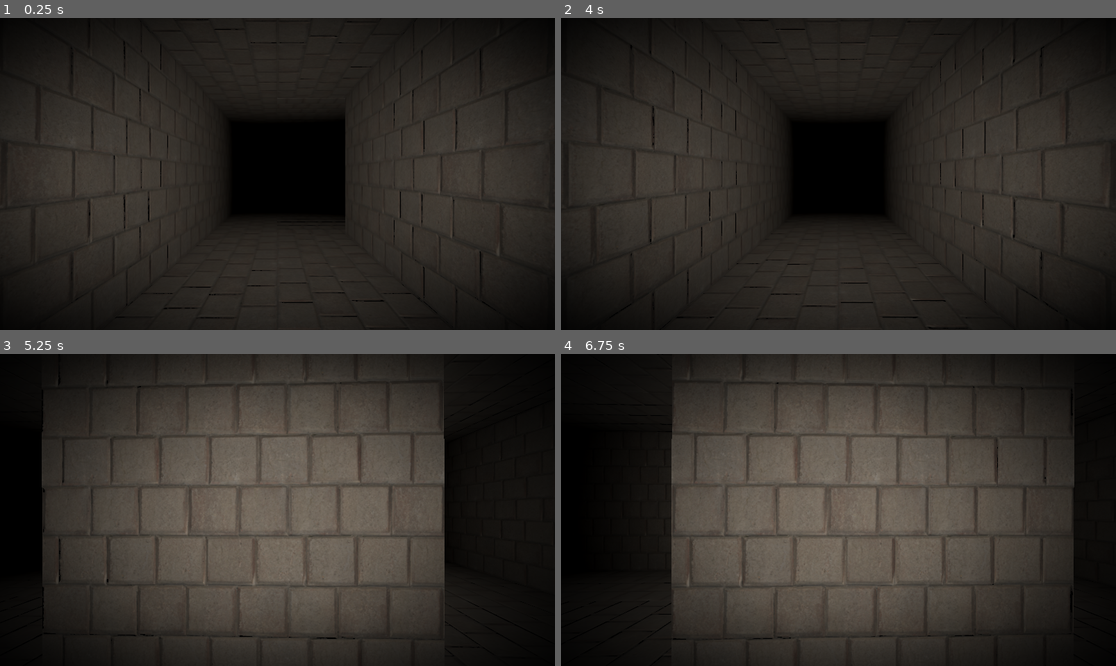
Above: before the commit, frames 1-4 (two rows, left to right).
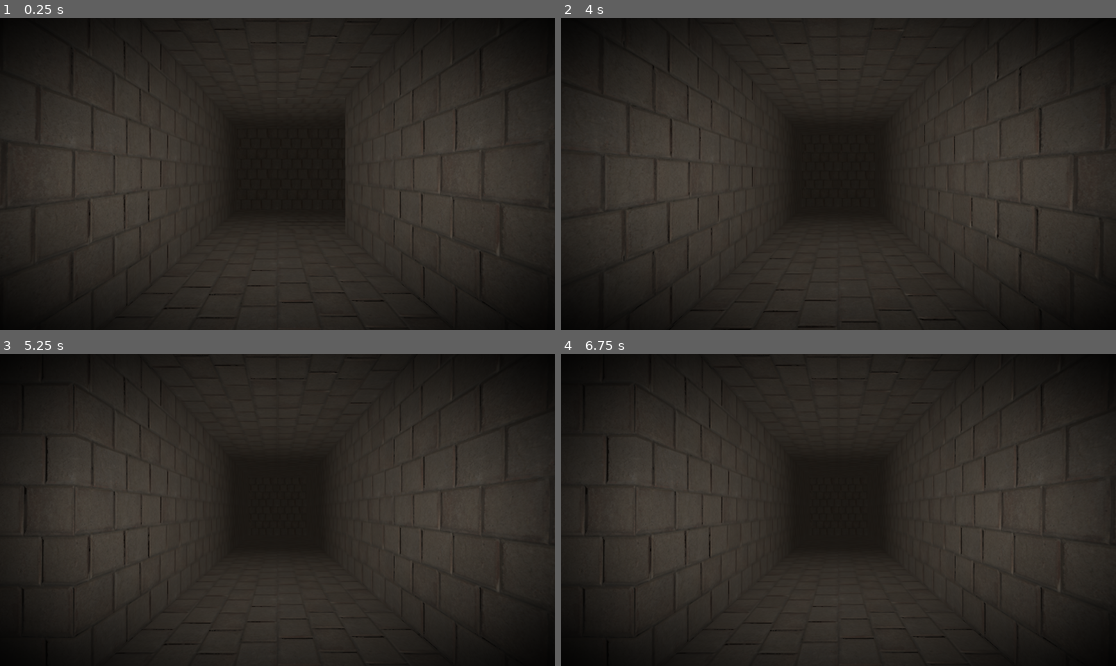
Above: after the commit, the same moments.

Repository: painttist/2023-04-04-Dungeon-Crawler-Jam
Game: Godot game, scene res://scenes/main.tscn
Same seed, same stepped clock (60 frames per second), same inputs: the game is played once before the commit and once after it. This scene is started directly instead of the project's main scene.
Inputs:
- Up to frame 1 (0.25 s): no input
- Up to frame 2 (4 s): tap Enter at 0.5 s; hold A (A) 0.53-1.28 s; tap D (D) at 0.8, 1.35 s; tap Space (Space, bound only after the commit) at 1.25 s; tap E (E) at 1.55 s; hold E (E) 2.03-2.78 s; tap Q (Q) at 2.3, 2.85 s; tap S (S) at 3.05 s; hold S (S) from 3.53 s (still down); tap W (W) at 3.8 s
- Up to frame 3 (5.25 s): release S (S) at 4.28 s; tap W (W) at 4.35 s; tap Space (Space, bound only after the commit) at 4.55, 5.1 s; tap Enter at 5 s; hold A (A) from 5.03 s (still down)
- Up to frame 4 (6.75 s): release A (A) at 5.78 s; tap A (A) at 5.85 s; tap D (D) at 6.05 s; hold D (D) from 6.53 s (still down)

The runs differ from the first frame. In frame 1, 5.6% of the frame differs, in the area x 22-73%, y 32-68%; in frame 2, 5.8%; in frame 3, 45%; in frame 4, 46%, in the area x 0-100%, y 0-97%.

Commit message:
Enemy: basic movement

Diff:
--- a/project.godot
+++ b/project.godot
@@ -52,9 +52,11 @@
 "events": [Object(InputEventKey,"resource_local_to_scene":false,"resource_name":"","device":-1,"window_id":0,"alt_pressed":false,"shift_pressed":false,"ctrl_pressed":false,"meta_pressed":false,"pressed":false,"keycode":0,"physical_keycode":69,"key_label":0,"unicode":101,"echo":false,"script":null)
 ]
 }
-run/main_scene="res://main.tscn"
-config/features=PackedStringArray("4.0", "Forward Plus")
-config/icon="res://icon.svg"
+Space={
+"deadzone": 0.5,
+"events": [Object(InputEventKey,"resource_local_to_scene":false,"resource_name":"","device":-1,"window_id":0,"alt_pressed":false,"shift_pressed":false,"ctrl_pressed":false,"meta_pressed":false,"pressed":false,"keycode":0,"physical_keycode":32,"key_label":0,"unicode":32,"echo":false,"script":null)
+]
+}
 
 [rendering]
 
--- a/scenes/main.tscn
+++ b/scenes/main.tscn
@@ -1,9 +1,10 @@
-[gd_scene load_steps=8 format=3 uid="uid://bh7phi4bayhm7"]
+[gd_scene load_steps=11 format=3 uid="uid://cdsewocli8rpy"]
 
 [ext_resource type="PackedScene" uid="uid://bn16mxog0h06t" path="res://scenes/level.tscn" id="1_wxf7x"]
 [ext_resource type="PackedScene" uid="uid://ewui18jjcr1r" path="res://scenes/player.tscn" id="2_h8jw0"]
 [ext_resource type="Shader" path="res://shader/vignette.gdshader" id="3_xho3t"]
 [ext_resource type="Script" path="res://scripts/chest.gd" id="4_32v0m"]
+[ext_resource type="Script" path="res://scripts/enemy.gd" id="5_j6c4c"]
 
 [sub_resource type="ShaderMaterial" id="ShaderMaterial_0gqbr"]
 shader = ExtResource("3_xho3t")
@@ -17,17 +18,23 @@
 [sub_resource type="ConvexPolygonShape3D" id="ConvexPolygonShape3D_hd7j2"]
 points = PackedVector3Array(-0.5, -0.5, -0.5, 0.5, 0.5, 0.5, 0.5, -0.5, 0.5, 0.5, 0.5, -0.5, -0.5, 0.5, 0.5, 0.5, -0.5, -0.5, -0.5, -0.5, 0.5, -0.5, 0.5, -0.5)
 
+[sub_resource type="PlaneMesh" id="PlaneMesh_07526"]
+size = Vector2(1, 2)
+
+[sub_resource type="BoxShape3D" id="BoxShape3D_cy8cd"]
+
 [node name="Node3D" type="Node3D"]
 
 [node name="parent" type="Node3D" parent="."]
 
 [node name="level" parent="." instance=ExtResource("1_wxf7x")]
 data = {
-"cells": PackedInt32Array(0, 65535, 1441792, 0, 0, 1441792,  …(262 unchanged characters)… 2, 3, 65533, 1048576, 4, 65534, 655360, 5, 65534, 655360, 6, 65534, 655360, 7, 65534, 655360, 8, 65533, 1441792, 8, 65532, 1441792, 8, 65531, 1441792, 8, 65530, 1441792, 3, 65530, 1048576, 4, 65529, 0, 5, 65529, 0, 6, 65529, 0, 7, 65529, 0, 8, 65529, 1, 8, 65534, 1441793, 3, 65534, 655361, 3, 65529, 1048577, 3, 65532, 1048578, 3, 65531, 1048578, 4, 65533, 1048578, 4, 65532, 1048578, 4, 65531, 1048578, 4, 65530, 1048578, 5, 65530, 1048578, 5, 65531, 1048578, 5, 65532, 1048578, 5, 65533, 1048578, 6, 65533, 1048578, 6, 65532, 1048578, 6, 65531, 1048578, 6, 65530, 1048578, 7, 65530, 1048578, 7, 65531, 1048578, 7, 65532, 1048578, 7, 65533, 1048578, 0, 1, 1441792, 0, 2, 1441793, 65535, 2, 655361, 65535, 1, 1048576)
+"cells": PackedInt32Array(0, 65535, 1441792, 0, 0, 1441792,  …(262 unchanged characters)… 2, 3, 65533, 1048576, 4, 65534, 655360, 7, 65534, 655360, 8, 65533, 1441792, 8, 65532, 1441792, 8, 65531, 1441792, 8, 65530, 1441792, 3, 65530, 1048576, 4, 65529, 0, 5, 65529, 0, 6, 65529, 0, 7, 65529, 0, 8, 65529, 1, 8, 65534, 1441793, 3, 65534, 655361, 3, 65529, 1048577, 3, 65532, 1048578, 3, 65531, 1048578, 4, 65533, 1048578, 4, 65532, 1048578, 4, 65531, 1048578, 4, 65530, 1048578, 5, 65530, 1048578, 5, 65531, 1048578, 5, 65532, 1048578, 5, 65533, 1048578, 6, 65533, 1048578, 6, 65532, 1048578, 6, 65531, 1048578, 6, 65530, 1048578, 7, 65530, 1048578, 7, 65531, 1048578, 7, 65532, 1048578, 7, 65533, 1048578, 0, 1, 1441792, 0, 2, 1441793, 65535, 2, 655361, 65535, 1, 1048576, 6, 65535, 1441792, 5, 65535, 1048576, 6, 65534, 1048578, 5, 65534, 1048578, 5, 0, 1048576, 6, 0, 1441792, 6, 1, 1441792, 5, 1, 1048576, 5, 2, 655361, 6, 2, 1441793)
 }
+metadata/_editor_floor_ = Vector3(0, 0, 0)
 
 [node name="player" parent="." instance=ExtResource("2_h8jw0")]
-transform = Transform3D(1, 0, 0, 0, 1, 0, 0, 0, 1, 0, 0.87699, 0)
+transform = Transform3D(1, 0, 0, 0, 1, 0, 0, 0, 1, 0, 0.877, 0)
 
 [node name="CanvasLayer" type="CanvasLayer" parent="."]
 
@@ -50,3 +57,27 @@
 [node name="CollisionShape3D" type="CollisionShape3D" parent="chest"]
 transform = Transform3D(1, 0, 0, 0, 1, 0, 0, 0, 1, 0, 0.5, 0)
 shape = SubResource("ConvexPolygonShape3D_hd7j2")
+
+[node name="enemy" type="StaticBody3D" parent="."]
+transform = Transform3D(1, 0, 0, 0, 1, 0, 0, 0, 1, 6, 0.877, -4)
+script = ExtResource("5_j6c4c")
+
+[node name="MeshInstance3D" type="MeshInstance3D" parent="enemy"]
+transform = Transform3D(1, 0, 0, 0, -4.37114e-08, 1, 0, -1, -4.37114e-08, 0, 0, 0)
+mesh = SubResource("PlaneMesh_07526")
+
+[node name="CollisionShape3D" type="CollisionShape3D" parent="enemy"]
+transform = Transform3D(1, 0, 0, 0, 1, 0, 0, 0, 1, 0, 0.5, 0)
+shape = SubResource("BoxShape3D_cy8cd")
+
+[node name="RayFront" type="RayCast3D" parent="enemy"]
+target_position = Vector3(0, 0, -2.5)
+
+[node name="RayBack" type="RayCast3D" parent="enemy"]
+target_position = Vector3(0, 0, 2.5)
+
+[node name="RayRight" type="RayCast3D" parent="enemy"]
+target_position = Vector3(2.5, 0, 0)
+
+[node name="RayLeft" type="RayCast3D" parent="enemy"]
+target_position = Vector3(-2.5, 0, 0)
--- a/scenes/player.tscn
+++ b/scenes/player.tscn
@@ -1,6 +1,9 @@
-[gd_scene load_steps=7 format=3 uid="uid://ewui18jjcr1r"]
+[gd_scene load_steps=8 format=3 uid="uid://ewui18jjcr1r"]
 
 [ext_resource type="Script" path="res://scripts/player.gd" id="1_uycx0"]
+
+[sub_resource type="Environment" id="Environment_wuqtq"]
+ssao_enabled = true
 
 [sub_resource type="Animation" id="Animation_i5l0a"]
 length = 0.001
@@ -90,6 +93,7 @@
 script = ExtResource("1_uycx0")
 
 [node name="Camera3D" type="Camera3D" parent="."]
+environment = SubResource("Environment_wuqtq")
 
 [node name="RayFront" type="RayCast3D" parent="."]
 target_position = Vector3(0, 0, -2.5)
--- a/scripts/chest.gd
+++ b/scripts/chest.gd
@@ -4,3 +4,15 @@
 
 func _physics_process(delta):
 	look_at(player.position)
+
+var health = 10
+
+func take_damage(attacker, damage):
+	health -= damage
+	attacker.move_back()
+	print("chest health: ", health)
+	check_death()
+
+func check_death():
+	if health <= 0:
+		self.queue_free()
--- /dev/null
+++ b/scripts/enemy.gd
@@ -0,0 +1,112 @@
+extends StaticBody3D
+
+@onready var player : Player = get_parent().get_node("player")
+
+@onready var ray_front = $RayFront
+@onready var ray_back = $RayBack
+@onready var ray_left = $RayLeft
+@onready var ray_right = $RayRight
+
+@onready var level : GridMap = get_parent().get_node("level")
+
+const TWEEN_DURATION = 0.3
+
+var tween
+
+func move_forward() -> void:
+	tween = create_tween().set_trans(Tween.TRANS_QUAD).set_ease(Tween.EASE_OUT)
+	tween.tween_property(self, "transform", transform.translated(Vector3.FORWARD * 2), TWEEN_DURATION)
+
+func move_back() -> void:
+	tween = create_tween().set_trans(Tween.TRANS_QUAD).set_ease(Tween.EASE_OUT)
+	tween.tween_property(self, "transform", transform.translated(Vector3.BACK * 2), TWEEN_DURATION)
+
+func move_left() -> void:
+	tween = create_tween().set_trans(Tween.TRANS_QUAD).set_ease(Tween.EASE_OUT)
+	tween.tween_property(self, "transform", transform.translated(Vector3.LEFT * 2), TWEEN_DURATION)
+
+func move_right() -> void:
+	tween = create_tween().set_trans(Tween.TRANS_QUAD).set_ease(Tween.EASE_OUT)
+	tween.tween_property(self, "transform", transform.translated(Vector3.RIGHT * 2), TWEEN_DURATION)
+
+func _physics_process(_delta):
+	look_at(player.position)
+
+var health = 6
+
+func take_damage(attacker, damage):
+	health -= damage
+#	attacker.move_back()
+	print("enemy health: ", health, " attacked by ", attacker.name)
+	check_death()
+
+func check_death():
+	if health <= 0:
+		self.queue_free()
+
+const FLOAT_EPSILON = 0.00001
+
+func move_towards_player():
+	var dist = self.transform.origin.distance_to(player.transform.origin)
+	if (dist <= 2.2):
+		return
+
+	var space_state = get_world_3d().get_direct_space_state()
+	var params = PhysicsRayQueryParameters3D.new()
+	params.from = self.transform.origin
+	params.to = player.transform.origin
+	params.exclude = [self.get_rid()]
+	params.collision_mask = 1
+	var result = space_state.intersect_ray(params)
+	if (result and dist >= 6) :
+		return
+#	print("Moving towards player")
+#	print(dist)
+	var cell = level.get_cell_item(self.transform.origin)
+	var cell_f = level.get_cell_item(self.transform.translated(Vector3.FORWARD * 2).origin)
+	var cell_b = level.get_cell_item(self.transform.translated(Vector3.BACK * 2).origin)
+	var cell_l = level.get_cell_item(self.transform.translated(Vector3.LEFT * 2).origin)
+	var cell_r = level.get_cell_item(self.transform.translated(Vector3.RIGHT * 2).origin)
+#	print(cell)
+#	print(cell_f)
+#	print(cell_b)
+#	print(cell_l)
+#	print(cell_r)
+
+#	var dir = self.transform.basis.looking_at(player.transform.origin)
+	var dir = self.transform.origin.direction_to(player.transform.origin)
+	if dir.x > FLOAT_EPSILON and cell_r >= 0:
+#		print("move right")
+		move_right()
+	elif dir.x < -FLOAT_EPSILON and cell_l >= 0:
+#		print("move left")
+		move_left()
+	elif dir.z < -FLOAT_EPSILON and cell_f >= 0:
+#		print("move front")
+		move_forward()
+	elif dir.z > FLOAT_EPSILON and cell_b >= 0:
+#		print("move back")
+		move_back()
+#		move_forward()
+#	print("dir: ", dir)
+#	print("dist: ", dist)
+#	print("basis: ", self.transform.basis)
+
+#	if (abs(dir.x) > abs(dir.z)):
+##		move left or right
+#		if dir.x > 0:
+#			move_right()
+#		else:
+#			move_left()
+#	else:
+##		move foward or back
+#		if dir.z > 0:
+#			print("move back")
+#			move_back()
+#		else:
+#			print("move foward")
+#			move_forward()
+
+func _ready():
+	print(player.name)
+	player.acted.connect(move_towards_player)
--- a/scripts/player.gd
+++ b/scripts/player.gd
@@ -1,4 +1,6 @@
 extends Node3D
+
+class_name Player
 
 const TWEEN_DURATION = 0.3
 
@@ -11,30 +13,36 @@
 
 var tween
 
+signal acted
+
 func move_forward() -> void:
 	if not ray_front.is_colliding():
 		tween = create_tween().set_trans(Tween.TRANS_QUAD).set_ease(Tween.EASE_OUT)
 		tween.tween_property(self, "transform", transform.translated_local(Vector3.FORWARD * 2), TWEEN_DURATION)
+		tween.tween_callback(func(): acted.emit())
 		animation.play("head_bob")
 	else:
 		print_debug("touching ", ray_front.get_collider().name)
 
-func move_backward() -> void:
+func move_back() -> void:
 	if not ray_back.is_colliding():
 		tween = create_tween().set_trans(Tween.TRANS_QUAD).set_ease(Tween.EASE_OUT)
 		tween.tween_property(self, "transform", transform.translated_local(Vector3.BACK * 2), TWEEN_DURATION)
+		tween.tween_callback(func(): acted.emit())
 		animation.play("head_bob")
 
 func move_left() -> void:
 	if not ray_left.is_colliding():
 		tween = create_tween().set_trans(Tween.TRANS_QUAD).set_ease(Tween.EASE_OUT)
 		tween.tween_property(self, "transform", transform.translated_local(Vector3.LEFT * 2), TWEEN_DURATION)
+		tween.tween_callback(func(): acted.emit())
 		animation.play("head_tilt_left")
 
 func move_right() -> void:
 	if not ray_right.is_colliding():
 		tween = create_tween().set_trans(Tween.TRANS_QUAD).set_ease(Tween.EASE_OUT)
 		tween.tween_property(self, "transform", transform.translated_local(Vector3.RIGHT * 2), TWEEN_DURATION)
+		tween.tween_callback(func(): acted.emit())
 		animation.play("head_tilt_right")
 
 func turn_right() -> void:
@@ -45,25 +53,28 @@
 	tween = create_tween().set_trans(Tween.TRANS_CUBIC).set_ease(Tween.EASE_IN_OUT)
 	tween.tween_property(self, "transform", transform.rotated_local(Vector3.UP, PI/2), TWEEN_DURATION)
 
+func attack() -> void:
+	if ray_front.is_colliding():
+		var col = ray_front.get_collider()
+		if col.has_method("take_damage"):
+			col.take_damage(self, 2)
+	acted.emit()
+
 func _physics_process(_delta):
 	if tween is Tween:
 		if tween.is_running():
 			return
-	if Input.is_action_pressed("W"):
+	if Input.is_action_just_pressed("Space"):
+		attack()
+	elif Input.is_action_pressed("W"):
 		move_forward()
-		return
-	if Input.is_action_pressed("S"):
-		move_backward()
-		return
-	if Input.is_action_pressed("A"):
+	elif Input.is_action_pressed("S"):
+		move_back()
+	elif Input.is_action_pressed("A"):
 		move_left()
-		return
-	if Input.is_action_pressed("D"):
+	elif Input.is_action_pressed("D"):
 		move_right()
-		return
-	if Input.is_action_pressed("Q"):
+	elif Input.is_action_pressed("Q"):
 		turn_left()
-		return
-	if Input.is_action_pressed("E"):
+	elif Input.is_action_pressed("E"):
 		turn_right()
-		return
